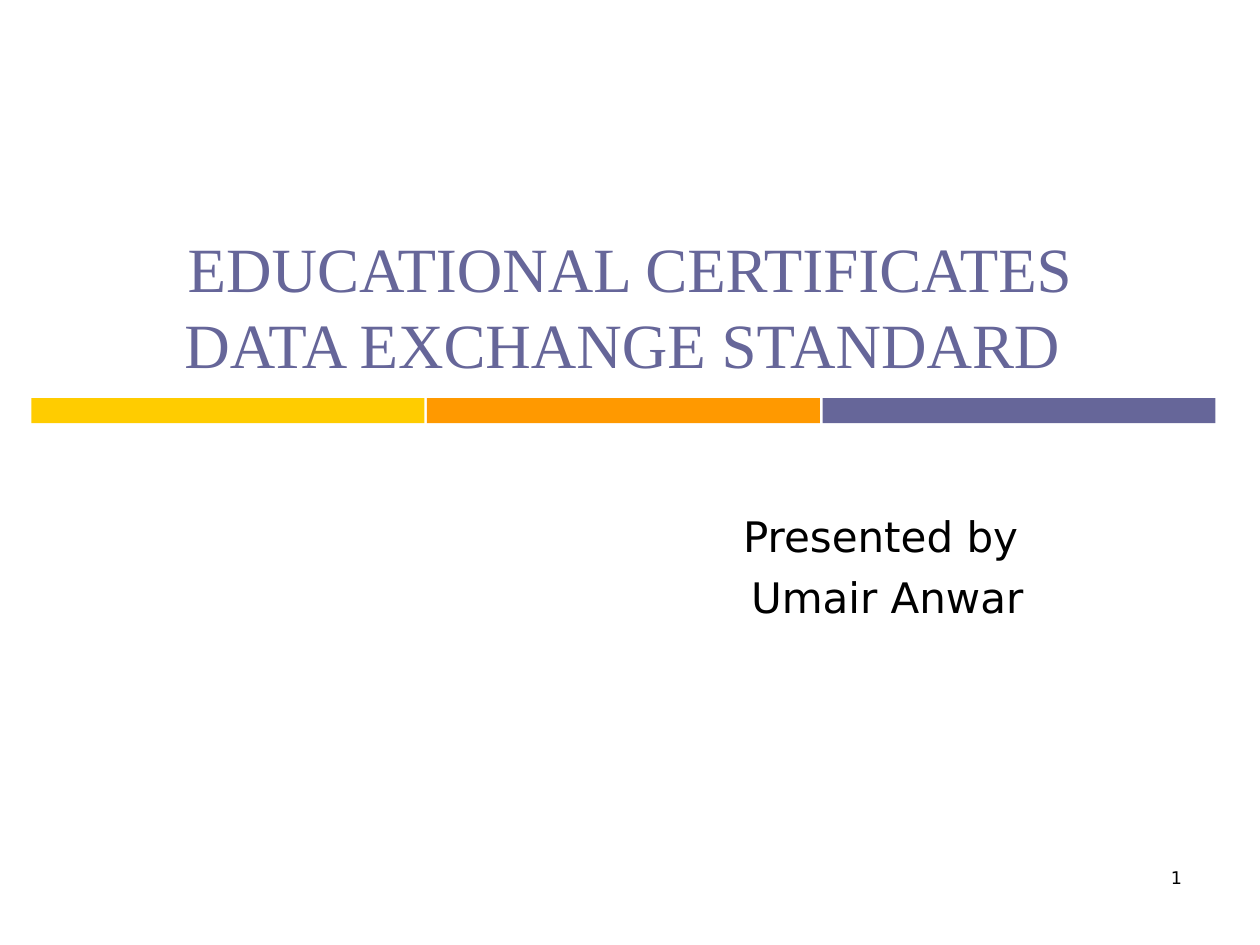
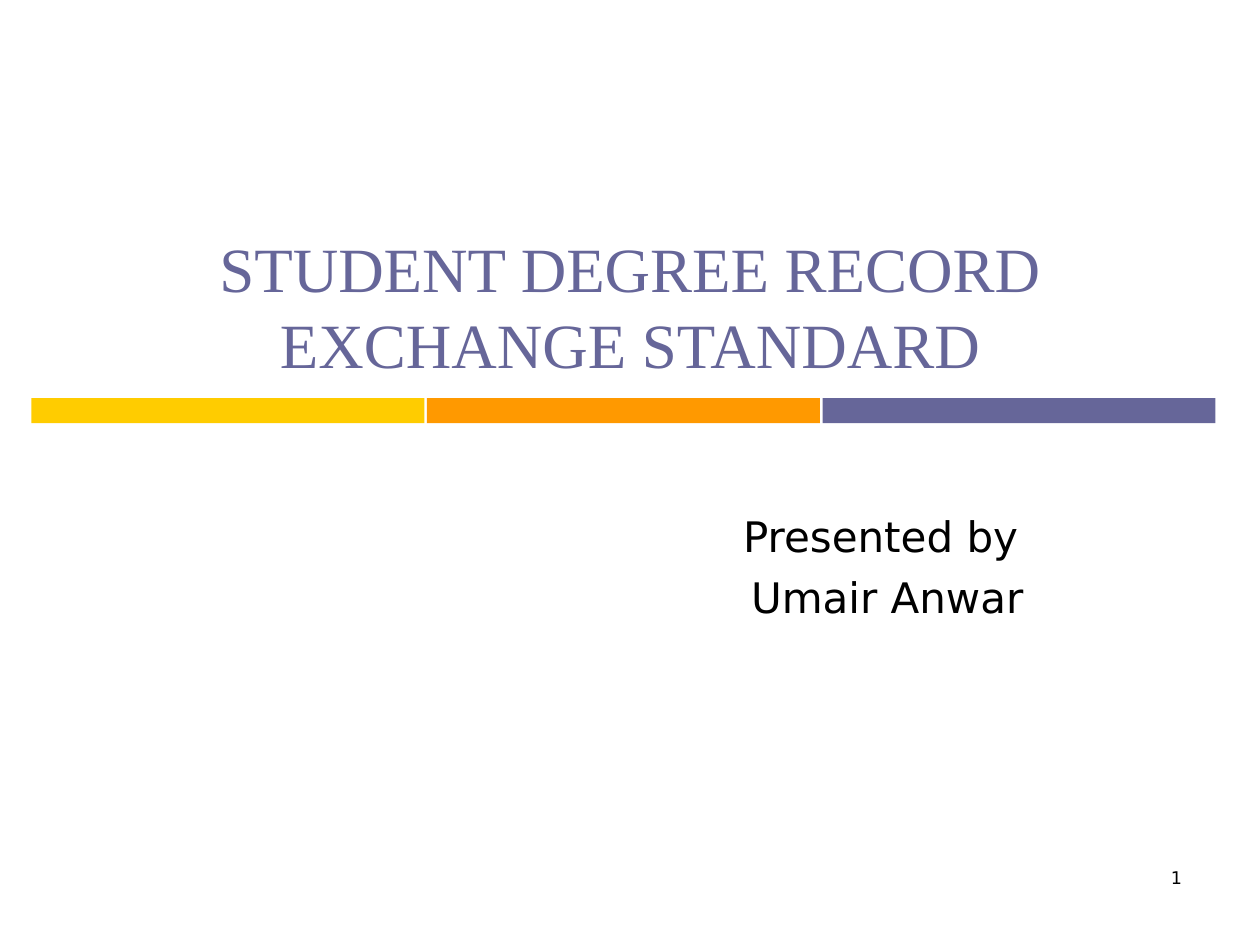
Before and after one commit to umair3/dress, a slide deck: slide 1 of cd_contents/Final Defense Presentation/FD.ppt. Drawn at 1260x945 pixels with LibreOffice and Linux fonts; fonts in the diff are those of the drawing. Boxes give left, top, right and bottom in pixels: in the first picture for what was removed or moved away, otherwise in the second. Text is boxed around its words. In the diff, an @@ line names an element or a change of style, - is before the commit and + after.

```diff
--- a/cd_contents/Final Defense Presentation/FD.ppt
+++ b/cd_contents/Final Defense Presentation/FD.ppt
@@ title at (x1=219, y1=250, x2=1040, y2=369): text changed @@
-EDUCATIONAL CERTIFICATES DATA EXCHANGE STANDARD
+STUDENT DEGREE RECORD EXCHANGE STANDARD
```
Also in this commit, not shown: 8 other files.
